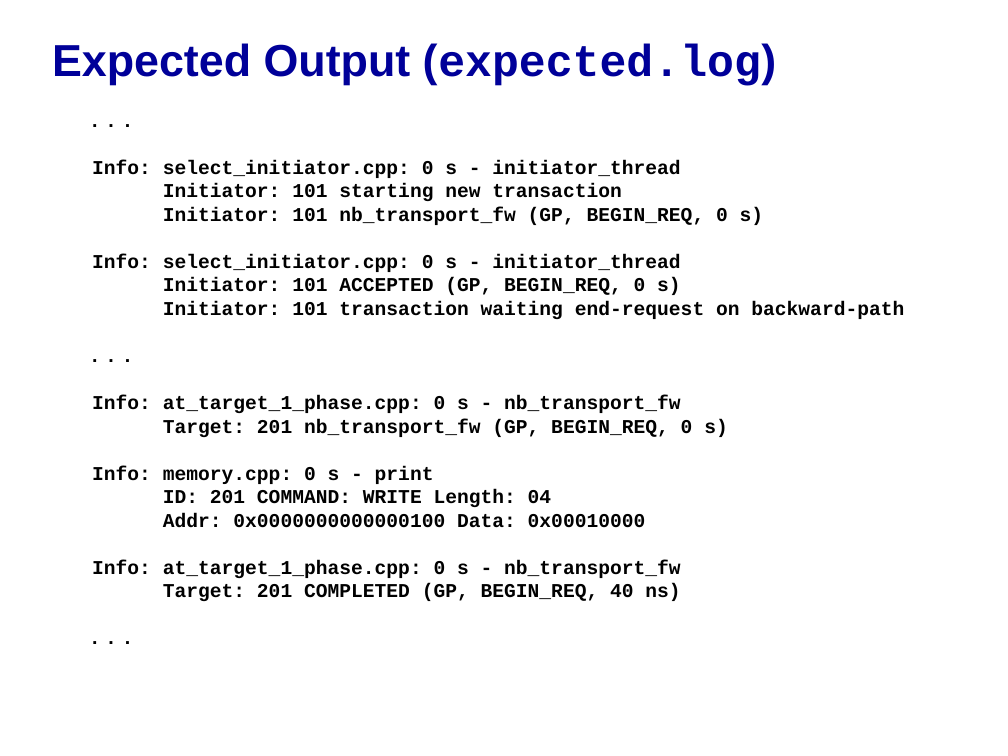
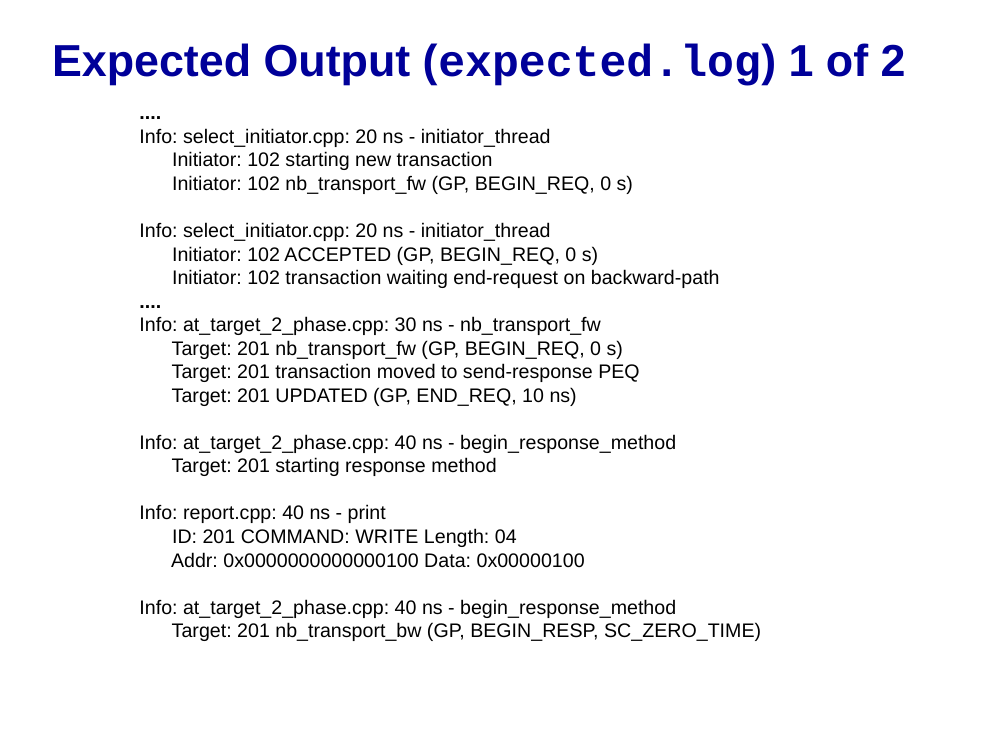
Before and after one commit to accellera-official/systemc, a slide deck: slide 6 of examples/tlm/at_2_phase/docs/at_2_phase_example.ppt. Drawn at 1008x756 pixels with LibreOffice and Linux fonts; fonts in the diff are those of the drawing; background and template pictures are left out. Boxes give left, top, right and bottom in pixels: in the first picture for what was removed or moved away, otherwise in the second. Text is boxed around its words. In the diff, an @@ line names an element or a change of style, - is before the commit and + after.

```diff
--- a/examples/tlm/at_2_phase/docs/at_2_phase_example.ppt
+++ b/examples/tlm/at_2_phase/docs/at_2_phase_example.ppt
@@ title at (52,43,906,85): text changed @@
-Expected Output (expected.log)
+Expected Output (expected.log) 1 of 2
@@ text "....": place and size @@
-text "...." at (92,160,904,601)
+text "...." at (139,128,761,641)
@@ text at (139,128,720,335): text changed; font Courier New to Arial; bold off @@
-. . .
-Info: select_initiator.cpp: 0 s - initiator_thread
-Initiator: 101 starting new transaction
-Initiator: 101 nb_transport_fw (GP, BEGIN_REQ, 0 s)
-Info: select_initiator.cpp: 0 s - initiator_thread
-Initiator: 101 ACCEPTED (GP, BEGIN_REQ, 0 s)
-Initiator: 101 transaction waiting end-request on backward-path
-. . .
-Info: at_target_1_phase.cpp: 0 s - nb_transport_fw
+....
+Info: select_initiator.cpp: 20 ns - initiator_thread
+Initiator: 102 starting new transaction
+Initiator: 102 nb_transport_fw (GP, BEGIN_REQ, 0 s)
+Info: select_initiator.cpp: 20 ns - initiator_thread
+Initiator: 102 ACCEPTED (GP, BEGIN_REQ, 0 s)
+Initiator: 102 transaction waiting end-request on backward-path
+....
+Info: at_target_2_phase.cpp: 30 ns - nb_transport_fw
@@ text at (172,340,623,547): font Courier New to Arial, bold off in "Target: 201 nb_transport_fw (GP, BEGIN_REQ, 0 s)", "ID: 201 COMMAND: WRITE Length: 04" @@
@@ text at (139,363,676,523): text changed; font Courier New to Arial; bold off @@
-Info: memory.cpp: 0 s - print
+Target: 201 transaction moved to send-response PEQ
+Target: 201 UPDATED (GP, END_REQ, 10 ns)
+Info: at_target_2_phase.cpp: 40 ns - begin_response_method
+Target: 201 starting response method
+Info: report.cpp: 40 ns - print
@@ text at (139,552,761,641): text changed; font Courier New to Arial; bold off @@
-Addr: 0x0000000000000100 Data: 0x00010000
-Info: at_target_1_phase.cpp: 0 s - nb_transport_fw
-Target: 201 COMPLETED (GP, BEGIN_REQ, 40 ns)
-. . .
+Addr: 0x0000000000000100 Data: 0x00000100
+Info: at_target_2_phase.cpp: 40 ns - begin_response_method
+Target: 201 nb_transport_bw (GP, BEGIN_RESP, SC_ZERO_TIME)
```
Also in this commit, not shown: 8 other slides changed, 1 slide added, 3 other files.
